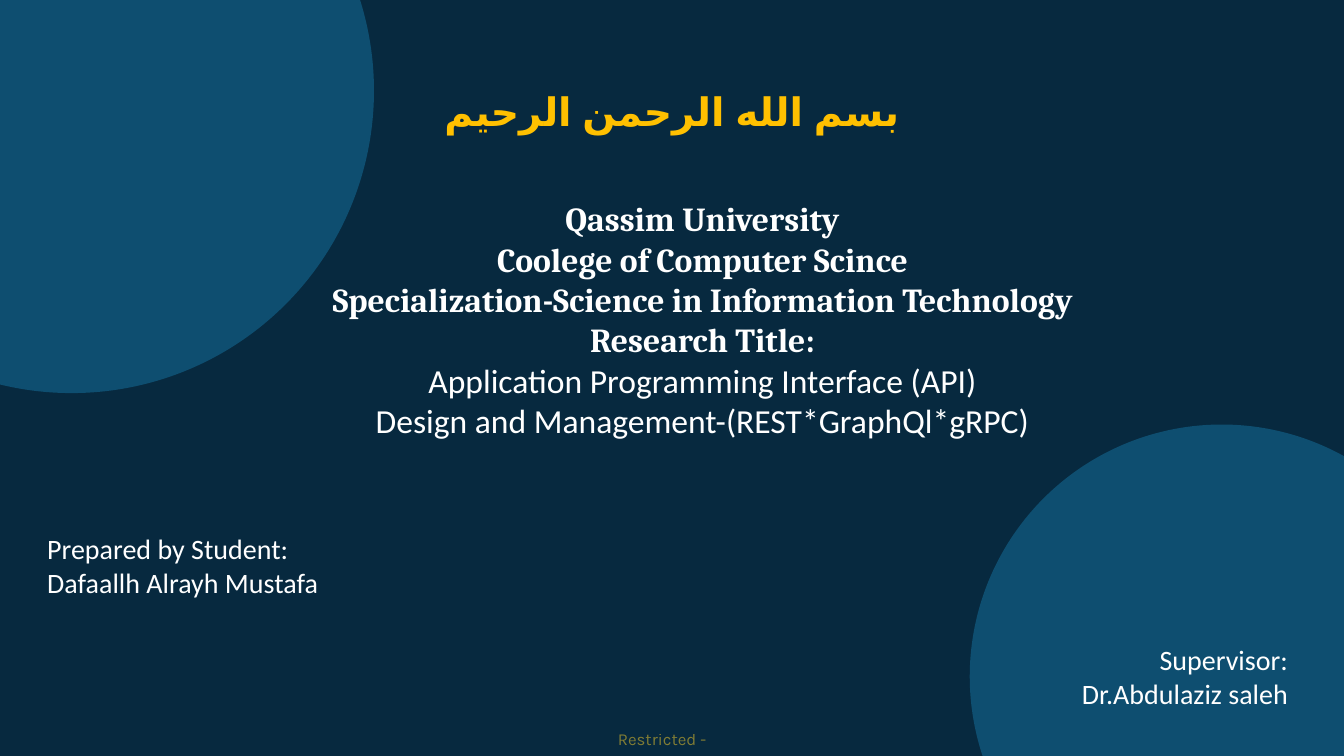
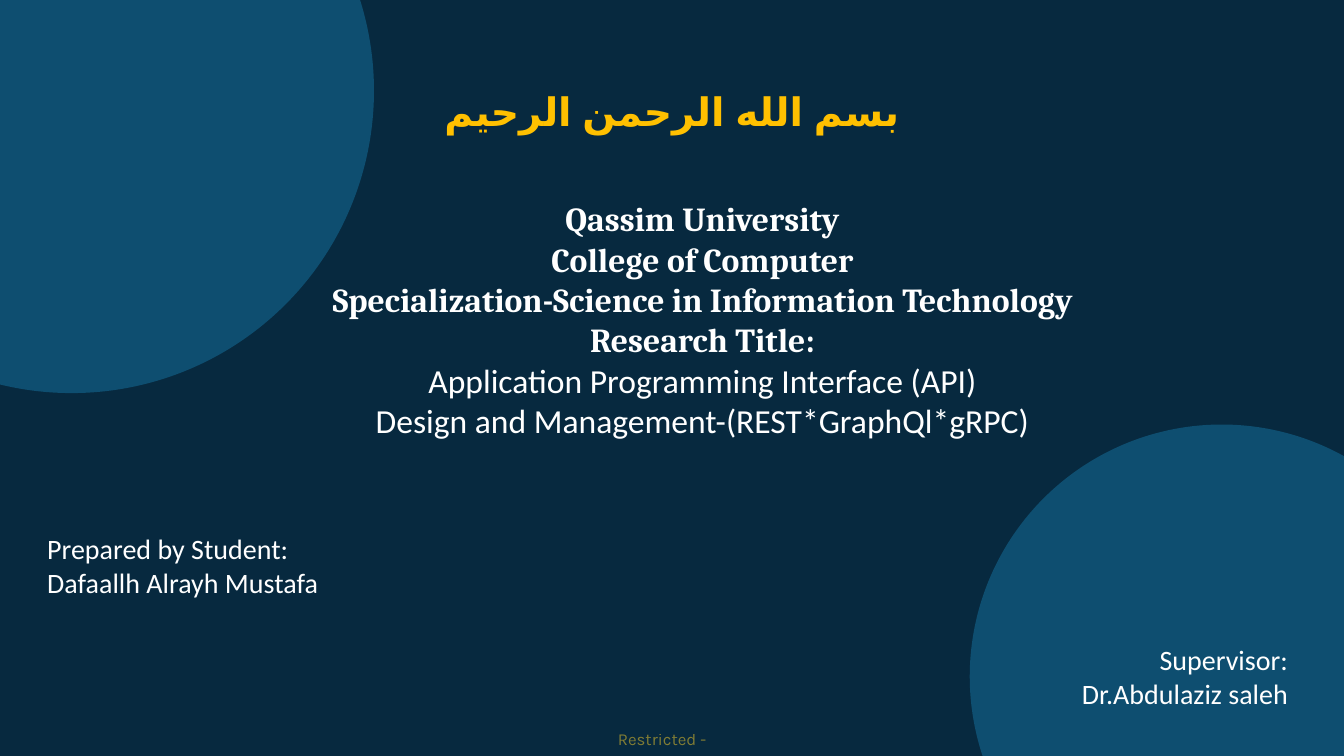
Before and after one commit to shakiliitju/Masters-in-IT, a slide deck: slide 1 of Chapter One 1448/IT 611_Advanced Information Systems Analysis and Design/Lectute Slides/API-Design and Management -presentation.pptx. Drawn at 1344x756 pixels with LibreOffice and Linux fonts; fonts in the diff are those of the drawing. Boxes give left, top, right and bottom in pixels: in the first picture for what was removed or moved away, otherwise in the second. Text is boxed around its words. In the diff, an @@ line names an element or a change of style, - is before the commit and + after.

```diff
--- a/Chapter One 1448/IT 611_Advanced Information Systems Analysis and Design/Lectute Slides/API-Design and Management -presentation.pptx
+++ b/Chapter One 1448/IT 611_Advanced Information Systems Analysis and Design/Lectute Slides/API-Design and Management -presentation.pptx
@@ text at [551,248,853,280]: text changed @@
-Coolege of Computer Scince
+College of Computer
```
Also in this commit, not shown: 1 other slide changed, 2 other files.
